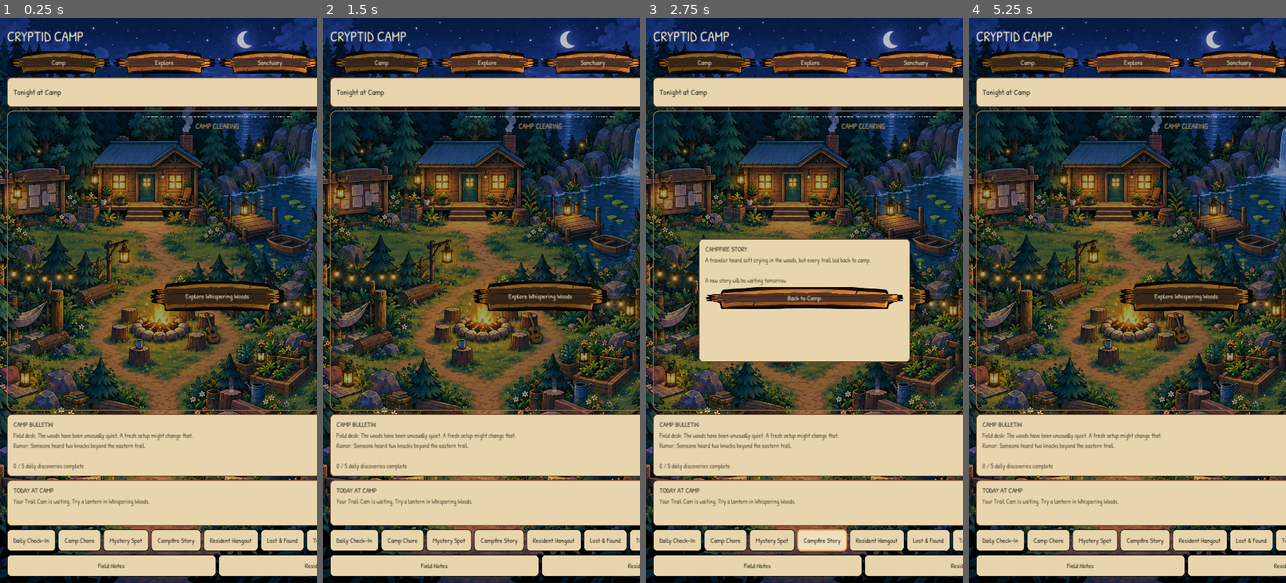
Above: before the commit, frames 1-4 (left to right).
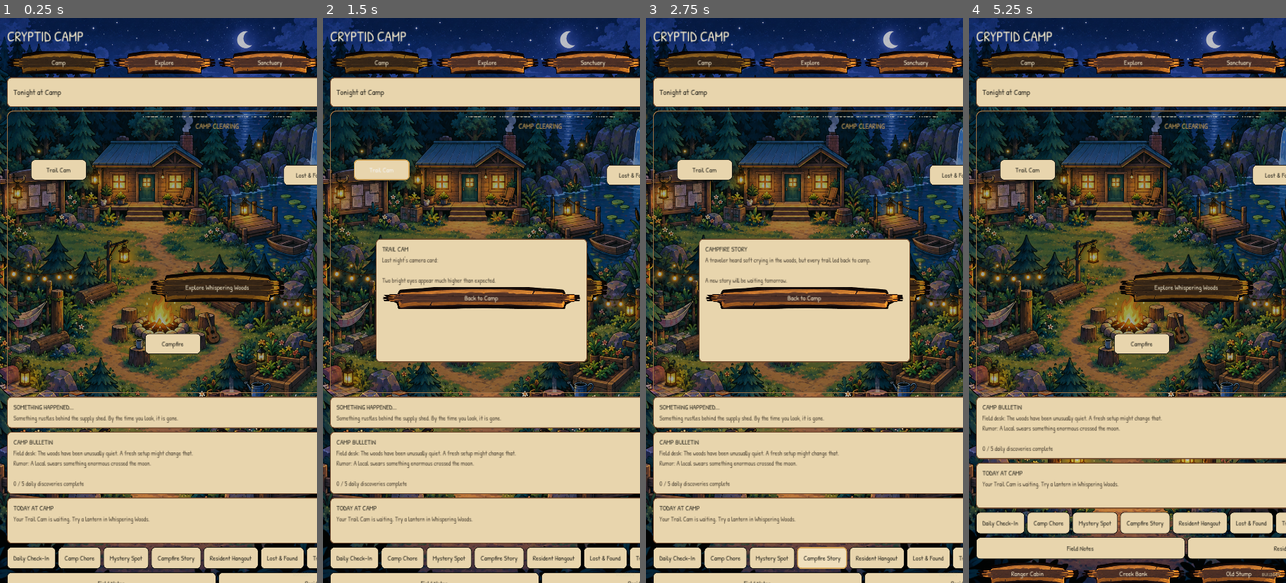
Above: after the commit, the same moments.

Repository: rabine707/cryptid-camp
Game: Godot game, scene res://scenes/main/main.tscn
Two runs of this game, one before a commit and one after it. Both use one fixed random seed, a clock stepped at 60 frames per second and the inputs below.
Inputs (mouse positions are in pixels of both pictures, inside the frame that each line leads up to):
- Up to frame 1 (0.25 s): no input
- Up to frame 2 (1.5 s): click (383, 170) at 0.5 s, where only the run after the commit has a clickable "Trail Cam"; click (497, 345) at 1.25 s, where only the run after the commit has a clickable "Campfire"
- Up to frame 3 (2.75 s): click "Campfire Story" at 2 s
- Up to frame 4 (5.25 s): click "Campfire Story" at 2.75 s; click "Camp" at 3.5 s; click "Explore" at 4.25 s; click "Back" at 5 s

The runs differ from the first frame. In frame 1, 18% of the frame differs, in the area x 2-100%, y 25-100%; in frame 2, 30%; in frame 3, 16%; in frame 4, 19%.

Commit message:
Turn Camp Home into a discoverable little world

Diff:
--- a/scripts/main/main.gd
+++ b/scripts/main/main.gd
@@ -115,6 +115,12 @@
 	else:
 		var spots=[Vector2(.20,.64),Vector2(.48,.70),Vector2(.76,.61),Vector2(.52,.36)]
 		for i in range(mini(visitors.size(),4)): _add_visitor(layer,visitors[i],spots[i],i)
+	_add_camp_hotspots(layer)
+
+	var event_text := _maybe_random_event()
+	if not event_text.is_empty():
+		var event_card := _home_card("SOMETHING HAPPENED...", event_text)
+		page.add_child(event_card)
 
 	var bulletin := _home_card("CAMP BULLETIN", _camp_bulletin() + "\n\n" + _camp_progress_text())
 	page.add_child(bulletin)
@@ -152,7 +158,78 @@
 	collection_note.size_flags_horizontal = Control.SIZE_EXPAND_FILL
 	collection_note.pressed.connect(_open_areas)
 	footer.add_child(collection_note)
+
+	var wander := HBoxContainer.new()
+	wander.add_theme_constant_override("separation", 8)
+	page.add_child(wander)
+	for place in [["Ranger Cabin","ranger"],["Creek Bank","creek"],["Old Stump","stump"],["Notice Board","board"]]:
+		var place_button := _button(place[0], "wood")
+		place_button.size_flags_horizontal = Control.SIZE_EXPAND_FILL
+		place_button.pressed.connect(_visit_camp_place.bind(place[1]))
+		wander.add_child(place_button)
 	_add_build_badge()
+
+func _add_camp_hotspots(layer: Control) -> void:
+	var spots := [
+		["Trail Cam", "trailcam", Vector2(.10,.16)],
+		["Lost & Found", "lost", Vector2(.72,.18)],
+		["Campfire", "story", Vector2(.38,.80)]
+	]
+	for spot in spots:
+		var button := _button(str(spot[0]), "paper")
+		button.custom_minimum_size = Vector2(190, 62)
+		button.anchor_left = spot[2].x
+		button.anchor_right = spot[2].x
+		button.anchor_top = spot[2].y
+		button.anchor_bottom = spot[2].y
+		button.position = Vector2(-80, 0)
+		button.pressed.connect(_daily_activity.bind(str(spot[1])))
+		layer.add_child(button)
+
+func _visit_camp_place(place: String) -> void:
+	var key := _today_key()
+	var title := ""
+	var body := ""
+	match place:
+		"ranger":
+			title = "OLD RANGER CABIN"
+			var notes := ["A hand-drawn map has three trails circled, but no explanation.", "A dusty field guide is open to a page about unexplained lights.", "Someone pinned a note here: Listen first. Follow second.", "A mug is still warm. Nobody is inside."]
+			body = notes[abs(hash(key + place)) % notes.size()]
+		"creek":
+			title = "CREEK BANK"
+			var creek := ["Tiny wet tracks vanish at the waterline.", "A smooth stone has been carefully placed on top of another.", "Something croaks once from beneath the reeds, then goes silent.", "The water is clear. Something small darts under a root."]
+			body = creek[abs(hash(key + place)) % creek.size()]
+		"stump":
+			title = "THE OLD STUMP"
+			var stump := ["There is a bottle cap tucked into a crack like an offering.", "Three scratches mark the bark. They look fresh.", "Someone—or something—has arranged acorns in a neat circle.", "Nothing happens. Somehow that feels suspicious."]
+			body = stump[abs(hash(key + place)) % stump.size()]
+		"board":
+			title = "NOTICE BOARD"
+			var discovered := int(GameState.state.get("discovered_species", []).size())
+			var curios := int(GameState.state.get("curiosities", []).size())
+			var moments := int(GameState.state.get("moments", []).size())
+			body = "FIELD OFFICE TOTALS\nCryptids documented: %d / 48\nCurios recovered: %d\nCamp Moments: %d\n\nRumor of the day: %s" % [discovered, curios, moments, _daily_rumor()]
+	_show_activity_popup(title, body)
+
+func _daily_rumor() -> String:
+	var rumors := ["Two knocks were heard beyond the eastern trail.", "The pond was perfectly still at sunrise.", "A lantern turned itself toward the woods overnight.", "Fresh tracks appeared beside the clearing.", "Something keeps moving stones near the old trail.", "A local swears something enormous crossed the moon."]
+	return rumors[abs(hash(_today_key() + "world_rumor")) % rumors.size()]
+
+func _maybe_random_event() -> String:
+	var day_key := _today_key()
+	var daily: Dictionary = GameState.state.get("daily_camp", {})
+	var today: Dictionary = daily.get(day_key, {})
+	if today.get("random_event_seen", false):
+		return ""
+	# Stable per day: roughly half of days have a surprise on the first visit.
+	if abs(hash(day_key + "random_event")) % 100 >= 52:
+		return ""
+	var events := ["You find a strange feather snagged on the fence.", "Something rustles behind the supply shed. By the time you look, it is gone.", "A resident left a tiny object beside the campfire.", "Three unfamiliar footprints cross the path and stop abruptly.", "The camp lantern flickers twice even though there is no wind.", "A distant knock answers another from deeper in the woods."]
+	today["random_event_seen"] = true
+	daily[day_key] = today
+	GameState.state["daily_camp"] = daily
+	GameState.persist()
+	return events[abs(hash(day_key + "event_text")) % events.size()]
 
 func _daily_activity(kind: String) -> void:
 	var day_key := _today_key()
@@ -301,8 +378,7 @@
 		lines.append("Field desk: New observations are waiting in your Journal.")
 	else:
 		lines.append("Field desk: The woods have been unusually quiet. A fresh setup might change that.")
-	var rumors := ["Someone heard two knocks beyond the eastern trail.", "The pond has been strangely still since dawn.", "A lantern near the path was turned around overnight.", "Fresh tracks were spotted near the edge of the clearing.", "Something keeps moving the stones beside the old trail."]
-	lines.append("Rumor: " + rumors[abs(hash(key + "rumor")) % rumors.size()])
+	lines.append("Rumor: " + _daily_rumor())
 	return "\n".join(lines)
 
 func _show_activity_popup(title: String, body: String) -> void:
